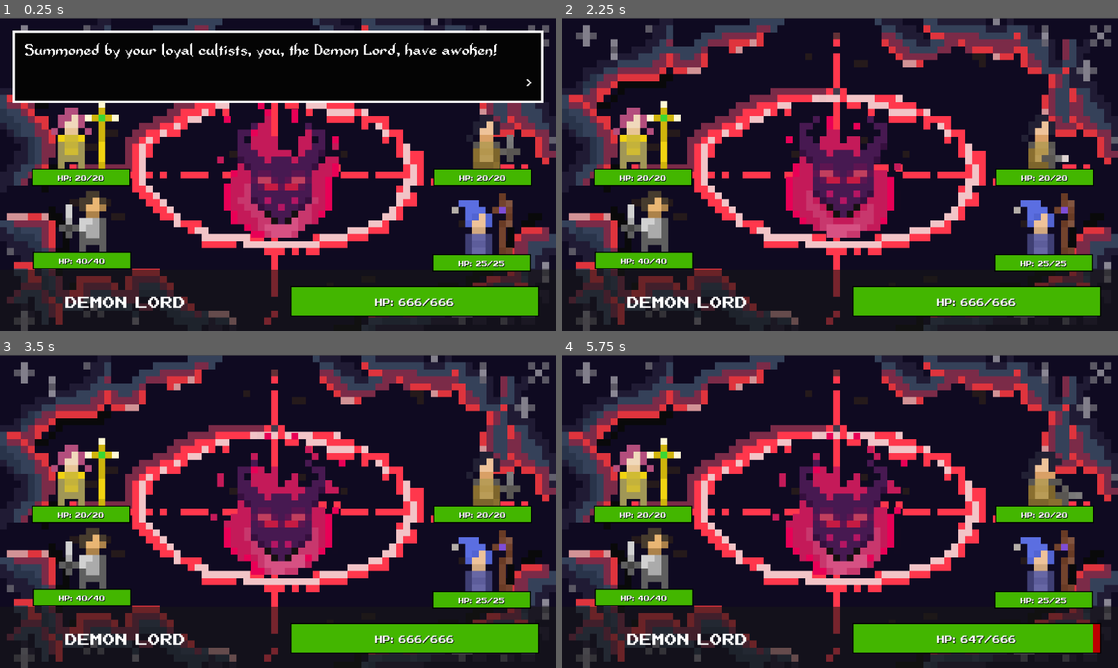
Above: before the commit, frames 1-4 (two rows, left to right).
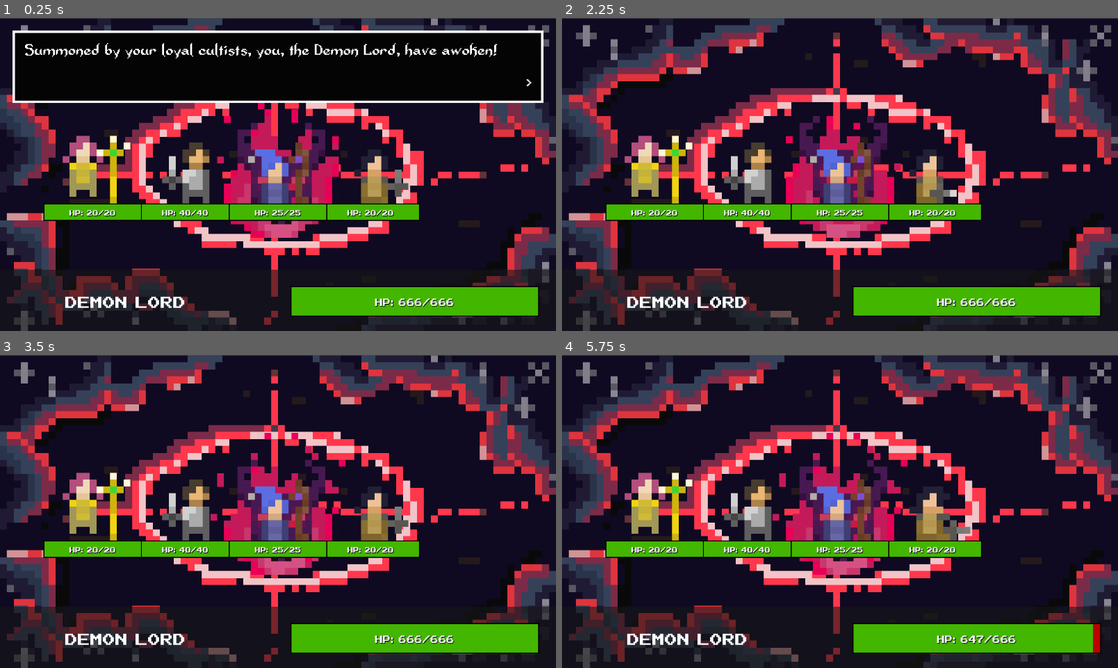
Above: after the commit, the same moments.

Repository: GeMini-220/Diabolic-Lord
Game: Godot game, scene res://src/battle.tscn
Same seed, same stepped clock (60 frames per second), same inputs: the game is played once before the commit and once after it.
Inputs (mouse positions are in pixels of both pictures, inside the frame that each line leads up to):
- Up to frame 1 (0.25 s): no input
- Up to frame 2 (2.25 s): tap Enter (ui_accept) at 0.5, 0.77, 1.52 s; move the mouse to (962, 158) at 0.52 s; click (962, 158) at 0.67 s; move the mouse to (728, 190) at 1.27 s; click (728, 190) at 1.42 s; move the mouse to (895, 105) at 2.02 s; click (895, 105) at 2.17 s
- Up to frame 3 (3.5 s): move the mouse to (250, 574) at 2.77 s; click (250, 574) at 2.92 s; tap Enter (ui_accept) at 3.02 s
- Up to frame 4 (5.75 s): move the mouse to (1006, 558) at 3.52 s; click (1006, 558) at 3.67 s; tap Enter (ui_accept) at 3.77, 4.52 s; move the mouse to (673, 464) at 4.27 s; click (673, 464) at 4.42 s; move the mouse to (867, 511) at 5.02 s; click (867, 511) at 5.17 s

The runs differ from the first frame. In frame 1, 15% of the frame differs, in the area x 5-96%, y 26-82%; in frame 2, 15%; in frame 3, 15%; in frame 4, 15%.

Commit message:
randomize enemies

Diff:
--- a/Enemy.gd
+++ b/Enemy.gd
@@ -10,11 +10,16 @@
 var current_action
 var audio
 var DOT = 0
+
+func _ready():
+	self.visible = false
+
 func _physics_process(delta):
 	# Add the gravity.
 	pass
 
 func get_ready():
+	self.visible = true
 	battle.set_health($ProgressBar, enemy.health, enemy.health)
 	$AnimatedSprite2D.sprite_frames = enemy.animation
 	$AudioStreamPlayer2D.stream = enemy.audio
--- a/src/Cleric.tres
+++ b/src/Cleric.tres
@@ -3,10 +3,6 @@
 [ext_resource type="Texture2D" uid="uid://bwu5ye0vatx75" path="res://Image/Healer-A2-Sheet.png" id="1_7yfkm"]
 [ext_resource type="AudioStream" uid="uid://doe0tqmnjxids" path="res://audio/Cure1.wav" id="2_1fa0y"]
 [ext_resource type="Script" path="res://src/BaseEnemy.gd" id="2_57ylr"]
-
-[sub_resource type="AtlasTexture" id="AtlasTexture_lifet"]
-atlas = ExtResource("1_7yfkm")
-region = Rect2(0, 0, 16, 16)
 
 [sub_resource type="AtlasTexture" id="AtlasTexture_lxxrw"]
 atlas = ExtResource("1_7yfkm")
@@ -15,6 +11,10 @@
 [sub_resource type="AtlasTexture" id="AtlasTexture_mmqg1"]
 atlas = ExtResource("1_7yfkm")
 region = Rect2(32, 0, 16, 16)
+
+[sub_resource type="AtlasTexture" id="AtlasTexture_lifet"]
+atlas = ExtResource("1_7yfkm")
+region = Rect2(0, 0, 16, 16)
 
 [sub_resource type="AtlasTexture" id="AtlasTexture_qtgk1"]
 atlas = ExtResource("1_7yfkm")
@@ -96,13 +96,13 @@
 animations = [{
 "frames": [{
 "duration": 1.0,
-"texture": SubResource("AtlasTexture_lifet")
-}, {
-"duration": 1.0,
 "texture": SubResource("AtlasTexture_lxxrw")
 }, {
 "duration": 1.0,
 "texture": SubResource("AtlasTexture_mmqg1")
+}, {
+"duration": 1.0,
+"texture": SubResource("AtlasTexture_lifet")
 }, {
 "duration": 1.0,
 "texture": SubResource("AtlasTexture_qtgk1")
--- a/src/battle.gd
+++ b/src/battle.gd
@@ -3,6 +3,8 @@
 signal action_taken
 signal target_selected
 @export var characters = {}
+var all_enemies
+var num_of_enemies = 5
 var enemies
 var all_characters
 var is_defending = false
@@ -18,12 +20,17 @@
 	$DemonLord.play("idle")
 	$BGMusic.play()
 
-	enemies = $Enemies.get_children()
+	all_enemies = $Enemies.get_children()
+	enemies = choose_random_enemies(all_enemies, num_of_enemies)
+
 	all_characters = enemies.duplicate()
 	all_characters.append($DemonLord)
 
-	for enemy in enemies:
-		enemy.get_ready()
+	var screen_resolution = get_tree().root.content_scale_size # (1152, 648)
+	for i in len(enemies):
+		enemies[i].get_ready()
+		enemies[i].position = Vector2(screen_resolution.x / (num_of_enemies + 1) * (i + 1), screen_resolution.y / 2)
+	print(enemies[0].scale)
 
 	$ActionsPanel.hide()
 	$SpellsPanel.hide()
@@ -39,6 +46,10 @@
 	progress_bar.value = health
 	progress_bar.max_value = max_health
 	progress_bar.get_node("Label").text = "HP: %d/%d" % [health, max_health]
+
+func choose_random_enemies(enem, num):
+	enem.shuffle()
+	return enem.slice(0, num)
 
 func check_win():
 	for enemy in enemies:
@@ -163,7 +174,7 @@
 				await enemy_turn(character)
 			else:
 				var next = i + 1
-				while next < turn_order.size() and turn_order[next].current_health == 0:
+				while next < turn_order.size() and turn_order[next].name != 'DemonLord' and turn_order[next].current_health == 0:
 					next = next + 1
 				if next < turn_order.size():
 					display_text("The next character taking action is %s" % turn_order[next].name)
